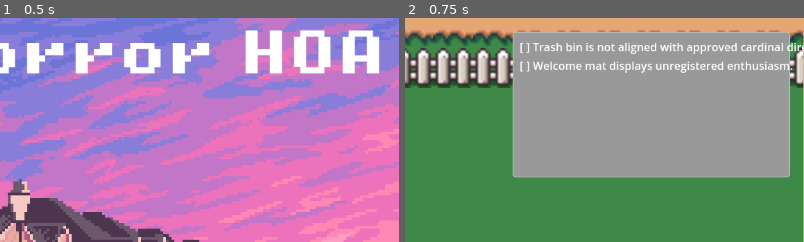
Above: before the commit, frames 1-2 (left to right).
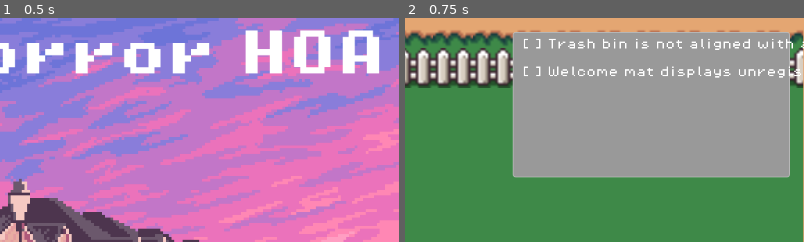
Above: after the commit, the same moments.

Repository: rae-ralston/cosmic-horror-hoa
Game: Godot game, scene res://scenes/StartUI.tscn
Two runs of this game, one before a commit and one after it. Both use one fixed random seed, a clock stepped at 60 frames per second and the inputs below.
Inputs:
- Up to frame 1 (0.5 s): no input
- Up to frame 2 (0.75 s): click "Start" at 0.5 s
The pictures show only the part of the screen within x 50-100%, y 0-50%; the shares and areas given below are measured in that part.

Frame 1 is identical in both runs. In frame 2, 3.5% of the frame differs, in the area x 28-100%, y 9-27%.

Commit message:
clean up for PR

Diff:
--- /dev/null
+++ b/scenes/citation_row.tscn
@@ -0,0 +1,28 @@
+[gd_scene load_steps=3 format=3 uid="uid://bq8x7m2oap4k1"]
+
+[ext_resource type="Script" uid="uid://clnctuxn64jq5" path="res://scripts/citation_row.gd" id="1_citation_row"]
+[ext_resource type="FontFile" uid="uid://d2kd3gmrg66o1" path="res://assets/fonts/PixelOperator8.ttf" id="2_font"]
+
+[node name="CitationRow" type="HBoxContainer"]
+script = ExtResource("1_citation_row")
+
+[node name="LeftColumn" type="VBoxContainer" parent="."]
+layout_mode = 2
+
+[node name="Check" type="Label" parent="LeftColumn"]
+layout_mode = 2
+theme_override_fonts/font = ExtResource("2_font")
+text = "[ ]"
+
+[node name="RightColumn" type="VBoxContainer" parent="."]
+layout_mode = 2
+
+[node name="Title" type="Label" parent="RightColumn"]
+layout_mode = 2
+size_flags_horizontal = 3
+theme_override_fonts/font = ExtResource("2_font")
+text = "Title"
+
+[node name="Tag" type="Label" parent="RightColumn"]
+layout_mode = 2
+theme_override_fonts/font = ExtResource("2_font")
--- a/scenes/game.tscn
+++ b/scenes/game.tscn
@@ -1,8 +1,9 @@
-[gd_scene load_steps=7 format=3 uid="uid://bsneu6mo1x44l"]
+[gd_scene load_steps=8 format=3 uid="uid://bsneu6mo1x44l"]
 
 [ext_resource type="Script" uid="uid://bhyrnlv1g4ay5" path="res://scripts/game.gd" id="1_uwrxv"]
 [ext_resource type="PackedScene" uid="uid://dfxx88ir3r5eg" path="res://scenes/environment.tscn" id="2_yqjtg"]
 [ext_resource type="Script" uid="uid://cil60usxpugy6" path="res://scripts/citations_manager.gd" id="3_lnu2h"]
+[ext_resource type="Script" uid="uid://clnctuxn64jq5" path="res://scripts/citation_row.gd" id="4_iywne"]
 [ext_resource type="Script" uid="uid://c8uqcx2xh0341" path="res://scripts/citations_list_ui.gd" id="4_lbhrr"]
 
 [sub_resource type="StyleBoxFlat" id="StyleBoxFlat_p57ef"]
--- /dev/null
+++ b/scripts/citation_row.gd
@@ -0,0 +1,66 @@
+extends HBoxContainer
+
+var check: Label
+var title: Label
+var tag: Label
+
+func _ready() -> void:
+	# Try to get nodes from scene, or create them programmatically
+	var left_col = get_node_or_null("LeftColumn")
+	var right_col = get_node_or_null("RightColumn")
+
+	if not left_col or not right_col:
+		# Scene nodes not found - create them programmatically
+		_create_nodes()
+	else:
+		check = left_col.get_node("Check")
+		title = right_col.get_node("Title")
+		tag = right_col.get_node("Tag")
+
+func _create_nodes() -> void:
+	# Load font to match scene file
+	var font = load("res://assets/fonts/PixelOperator8.ttf")
+
+	# Create LeftColumn with Check
+	var left_col = VBoxContainer.new()
+	left_col.name = "LeftColumn"
+	add_child(left_col)
+
+	check = Label.new()
+	check.name = "Check"
+	check.text = "[ ]"
+	if font:
+		check.add_theme_font_override("font", font)
+	left_col.add_child(check)
+
+	# Create RightColumn with Title and Tag
+	var right_col = VBoxContainer.new()
+	right_col.name = "RightColumn"
+	add_child(right_col)
+
+	title = Label.new()
+	title.name = "Title"
+	title.size_flags_horizontal = Control.SIZE_EXPAND_FILL
+	title.text = "Title"
+	if font:
+		title.add_theme_font_override("font", font)
+	right_col.add_child(title)
+
+	tag = Label.new()
+	tag.name = "Tag"
+	tag.text = ""
+	if font:
+		tag.add_theme_font_override("font", font)
+	right_col.add_child(tag)
+
+func set_data(row: Dictionary) -> void:
+	check.text = "[x]" if row["is_resolved"] else "[ ]"
+	title.text = str(row["title"])
+
+	if tag:
+		if row.get("is_new", false):
+			tag.text = "NEW"
+		elif row.get("is_reopened", false):
+			tag.text = "REOPENED"
+		else:
+			tag.text = ""
--- a/scripts/citations_list_ui.gd
+++ b/scripts/citations_list_ui.gd
@@ -1,6 +1,7 @@
 extends Control
 
 @onready var rows_container: VBoxContainer = $MarginContainer/Panel/MarginContainer/Rows
+const CITATION_ROW_SCENE: PackedScene = preload("res://scenes/citation_row.tscn")
 
 func _ready() -> void:
 	CitationsManager.citations_changed.connect(_on_citations_changed)
@@ -16,7 +17,6 @@
 
 	var rows = CitationsManager.get_active_list_for_ui()
 	print("UI refresh Rows: ", rows.size())
-	# TODO: clear + rebuild rows_container from rows
 
 	if rows.is_empty():
 		var empty := Label.new()
@@ -24,11 +24,7 @@
 		rows_container.add_child(empty)
 		return
 
-	for row in rows:
-		var line := Label.new()
-		line.text = ("[x] " if row["is_resolved"] else "[ ] ") + str(row["title"])
-		rows_container.add_child(line)
-
-
-func _process(delta: float) -> void:
-	pass
+	for row_data in rows:
+		var row_node = CITATION_ROW_SCENE.instantiate()
+		rows_container.add_child(row_node)
+		row_node.set_data(row_data)
Not shown, added: scripts/citation_row.gd.uid
